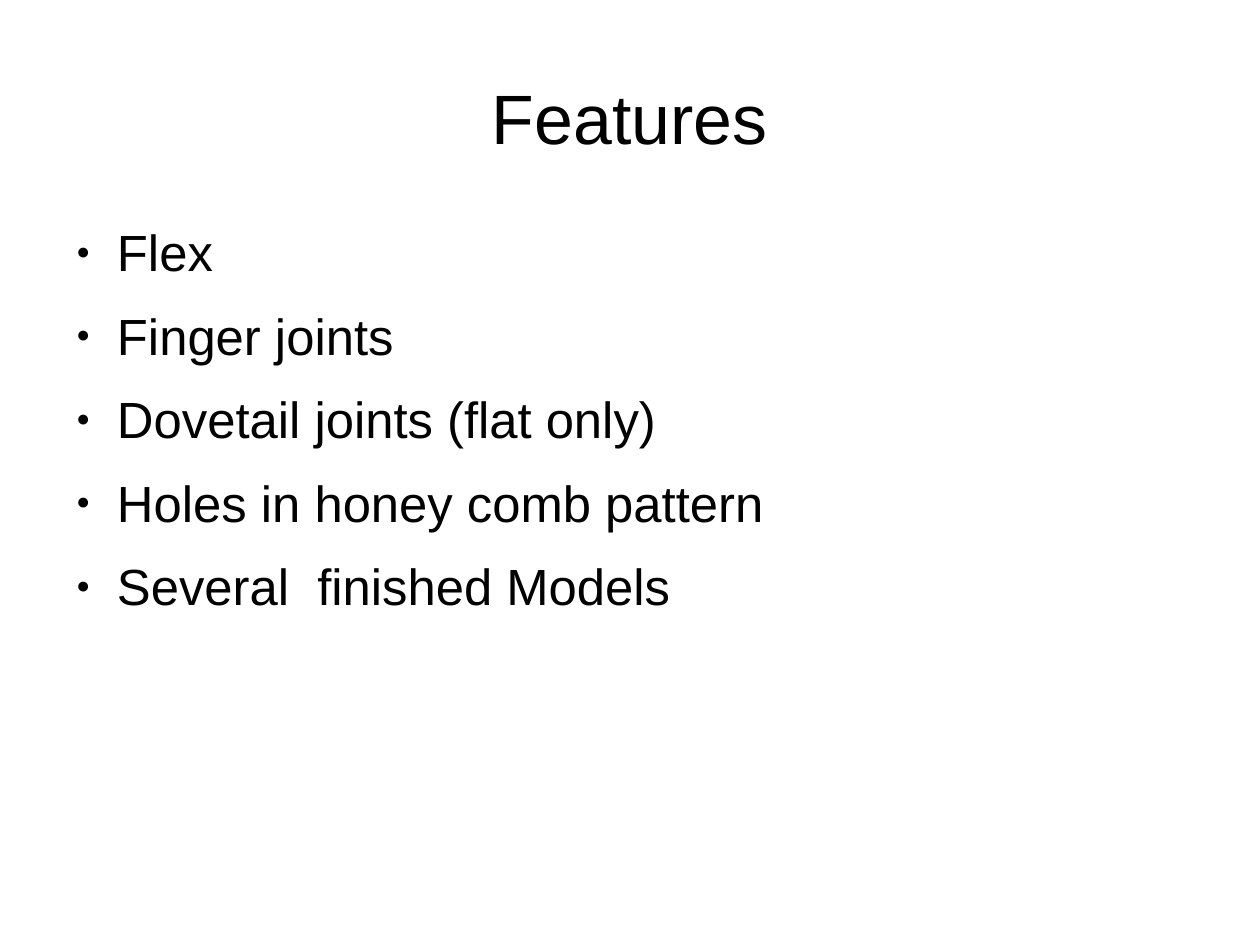
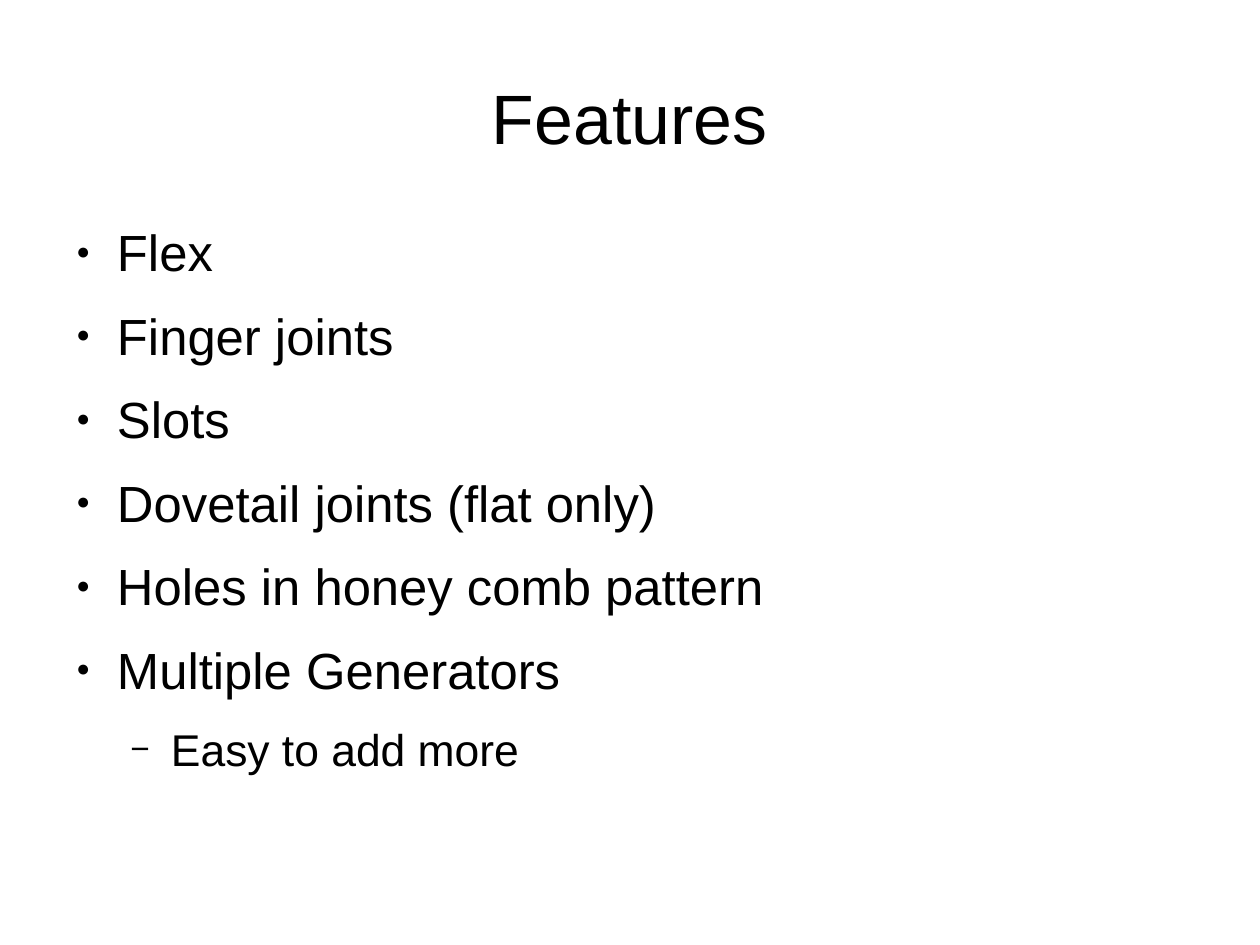
Before and after one commit to florianfesti/boxes, a slide deck: slide 5 of documentation/presentation.odp. Drawn at 1260x945 pixels with LibreOffice and Linux fonts; fonts in the diff are those of the drawing. Boxes give left, top, right and bottom in pixels: in the first picture for what was removed or moved away, otherwise in the second. Text is boxed around its words. In the diff, an @@ line names an element or a change of style, - is before the commit and + after.

```diff
--- a/documentation/presentation.odp
+++ b/documentation/presentation.odp
@@ text at (117,401,230,439): paragraph added @@
+● Slots
@@ text at (117,652,560,775): text changed @@
-● Several finished Models
+● Multiple Generators
+  − Easy to add more
```
Also in this commit, not shown: 8 other slides changed, 7 slides added.
